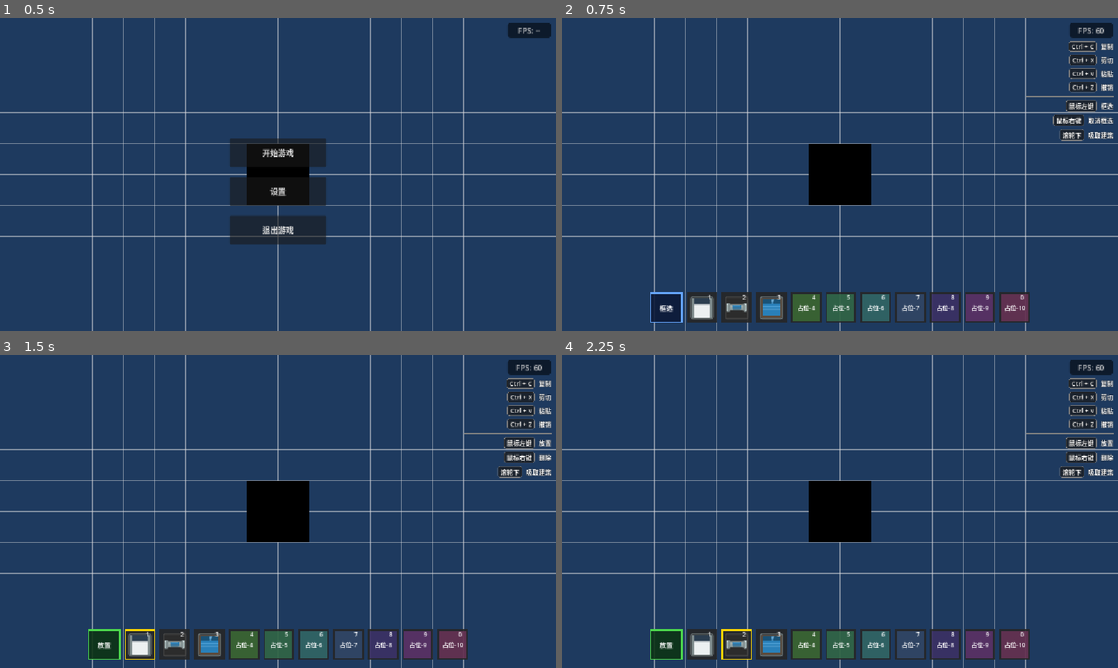
Above: before the commit, frames 1-4 (two rows, left to right).
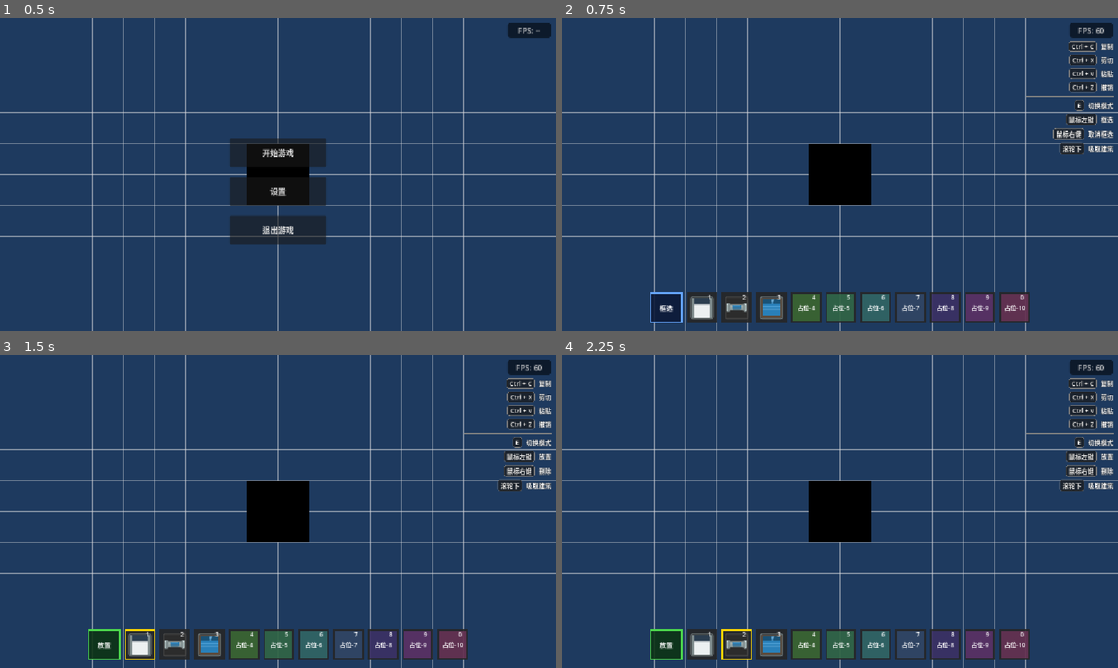
Above: after the commit, the same moments.

Repository: liuyun847/demo
Game: Godot game, scene res://scenes/main.tscn
The game is run twice, just before and just after one commit, with the same random seed, the same clock (stepped at 60 frames per second) and the same inputs.
Inputs (mouse positions are in pixels of both pictures, inside the frame that each line leads up to):
- Up to frame 1 (0.5 s): no input
- Up to frame 2 (0.75 s): click "开始游戏" at 0.5 s
- Up to frame 3 (1.5 s): tap Enter at 1.25 s; drag from (139, 646) to (333, 442) at 1.27 s
- Up to frame 4 (2.25 s): tap Space at 2 s; drag from (734, 646) to (812, 574) at 2.02 s

Frame 1 is identical in both runs. In frame 2, 1.0% of the frame differs, in the area x 88-100%, y 26-44%; in frame 3, 0.9%; in frame 4, 0.9%.

Commit message:
feat: 添加放置模式切换功能与快捷键E
1. 新增toggle_place_mode输入动作绑定E键
2. 为inventory_bar添加放置模式切换逻辑
3. 记录上次使用的物品栏槽位记忆功能
4. 新增对应单元测试
5. 在按键提示面板中添加切换模式提示

Diff:
--- a/project.godot
+++ b/project.godot
@@ -153,6 +153,11 @@
 "events": [Object(InputEventKey,"resource_local_to_scene":false,"resource_name":"","device":-1,"window_id":0,"alt_press …(190 unchanged characters)…
 ]
 }
+toggle_place_mode={
+"deadzone": 0.2,
+"events": [Object(InputEventKey,"resource_local_to_scene":false,"resource_name":"","device":-1,"window_id":0,"alt_pressed":false,"shift_pressed":false,"ctrl_pressed":false,"meta_pressed":false,"pressed":false,"keycode":69,"physical_keycode":0,"key_label":0,"unicode":101,"location":0,"echo":false,"script":null)
+]
+}
 
 [rendering]
 
--- a/scripts/autoload/keybind_manager.gd
+++ b/scripts/autoload/keybind_manager.gd
@@ -22,6 +22,7 @@
 	"slot_8": "槽位 8",
 	"slot_9": "槽位 9",
 	"slot_0": "槽位 0",
+	"toggle_place_mode": "切换模式",
 	"ui_copy": "复制",
 	"ui_cut": "剪切",
 	"ui_paste": "粘贴",
@@ -57,6 +58,7 @@
 	"slot_8",
 	"slot_9",
 	"slot_0",
+	"toggle_place_mode",
 	"ui_copy",
 	"ui_cut",
 	"ui_paste",
@@ -275,6 +277,7 @@
 		"slot_8": _create_key_event(KEY_8),
 		"slot_9": _create_key_event(KEY_9),
 		"slot_0": _create_key_event(KEY_0),
+		"toggle_place_mode": _create_key_event(KEY_E),
 		"ui_copy": _create_key_event_with_ctrl(KEY_C),
 		"ui_cut": _create_key_event_with_ctrl(KEY_X),
 		"ui_paste": _create_key_event_with_ctrl(KEY_V),
--- a/scripts/main.gd
+++ b/scripts/main.gd
@@ -49,6 +49,12 @@
 		if event.is_action_pressed(SLOT_KEYS[i]):
 			inventory_bar.select_slot(i)
 			return
+	if event.is_action_pressed("toggle_place_mode"):
+		if SelectionManager.is_paste_mode:
+			SelectionManager.cancel_paste_mode()
+		if is_instance_valid(inventory_bar):
+			inventory_bar.toggle_place_mode()
+		return
 	if event.is_action_pressed("ui_copy"):
 		SelectionManager.copy_selection()
 		return
--- a/scripts/ui/inventory_bar.gd
+++ b/scripts/ui/inventory_bar.gd
@@ -8,6 +8,7 @@
 const FALLBACK_TYPE_ID := "default"
 
 var current_slot_index: int = -1
+var _last_used_slot_index: int = -1
 var building_types: Array[BuildingTypeData] = []
 
 var _slots: Array[InventorySlot] = []
@@ -121,6 +122,8 @@
 	if current_slot_index < building_types.size():
 		type_id = building_types[current_slot_index].type_id
 	_update_mode_indicator()
+	if current_slot_index >= 0:
+		_last_used_slot_index = current_slot_index
 	slot_selected.emit(current_slot_index, type_id)
 
 func deselect() -> void:
@@ -144,3 +147,12 @@
 			select_slot(i)
 			return true
 	return false
+
+func toggle_place_mode() -> void:
+	if has_building_type_selected():
+		deselect()
+	else:
+		if _last_used_slot_index >= 0 and _last_used_slot_index < _slots.size():
+			select_slot(_last_used_slot_index)
+		else:
+			select_slot(0)
--- a/scripts/ui/key_hints.gd
+++ b/scripts/ui/key_hints.gd
@@ -7,6 +7,7 @@
 const EDIT_ACTIONS: Array[String] = ["ui_copy", "ui_cut", "ui_paste", "ui_undo"]
 
 var _keycap_labels: Array[Label] = []
+var _toggle_key_label: Label
 var _left_click_desc: Label
 var _right_click_desc: Label
 var _pipette_desc: Label
@@ -24,6 +25,7 @@
 
 	_build_edit_section()
 	_build_separator()
+	_build_toggle_row()
 	_build_click_section()
 
 	_refresh_click_rows()
@@ -56,6 +58,19 @@
 	var sep := HSeparator.new()
 	sep.custom_minimum_size = Vector2(PANEL_WIDTH, 4)
 	add_child(sep)
+
+func _build_toggle_row() -> void:
+	var row := HBoxContainer.new()
+	row.alignment = BoxContainer.ALIGNMENT_END
+	row.add_theme_constant_override("separation", 8)
+
+	_toggle_key_label = _make_keycap("toggle_place_mode")
+	row.add_child(_toggle_key_label)
+
+	var desc := _make_desc("切换模式")
+	row.add_child(desc)
+
+	add_child(row)
 
 func _build_click_section() -> void:
 	var left_row := HBoxContainer.new()
@@ -166,6 +181,7 @@
 	for i in EDIT_ACTIONS.size():
 		if i < _keycap_labels.size():
 			_keycap_labels[i].text = _get_action_text(EDIT_ACTIONS[i])
+	_toggle_key_label.text = _get_action_text("toggle_place_mode")
 	_refresh_click_rows()
 
 func _refresh_click_rows() -> void:
--- a/tests/unit/test_inventory_bar.gd
+++ b/tests/unit/test_inventory_bar.gd
@@ -117,3 +117,25 @@
 	EventBus.paste_mode_changed.emit(true)
 	assert_eq(label.text, "粘贴", "进入粘贴模式后模式指示器文本应为'粘贴'")
 	SelectionManager.is_paste_mode = false
+
+func test_toggle_place_mode_switches_between_select_and_place():
+	assert_false(_bar.has_building_type_selected(), "初始应为未选中")
+	_bar.toggle_place_mode()
+	assert_true(_bar.has_building_type_selected(), "toggle 后应进入放置模式")
+	assert_eq(_bar.current_slot_index, 0, "首次 toggle 应默认选槽位 0")
+	_bar.toggle_place_mode()
+	assert_false(_bar.has_building_type_selected(), "再次 toggle 应回到框选模式")
+
+func test_toggle_place_mode_remembers_last_slot():
+	_bar.select_slot(2)
+	_bar.deselect()
+	assert_false(_bar.has_building_type_selected(), "取消后应为框选模式")
+	_bar.toggle_place_mode()
+	assert_eq(_bar.current_slot_index, 2, "toggle 后应回到上次槽位 2")
+
+func test_toggle_place_mode_last_slot_not_cleared_on_deselect():
+	_bar.select_slot(1)
+	_bar.select_slot(1)
+	assert_false(_bar.has_building_type_selected(), "重复选相同槽位应取消选择")
+	_bar.toggle_place_mode()
+	assert_eq(_bar.current_slot_index, 1, "记忆不应被取消操作清除，应回到槽位 1")
